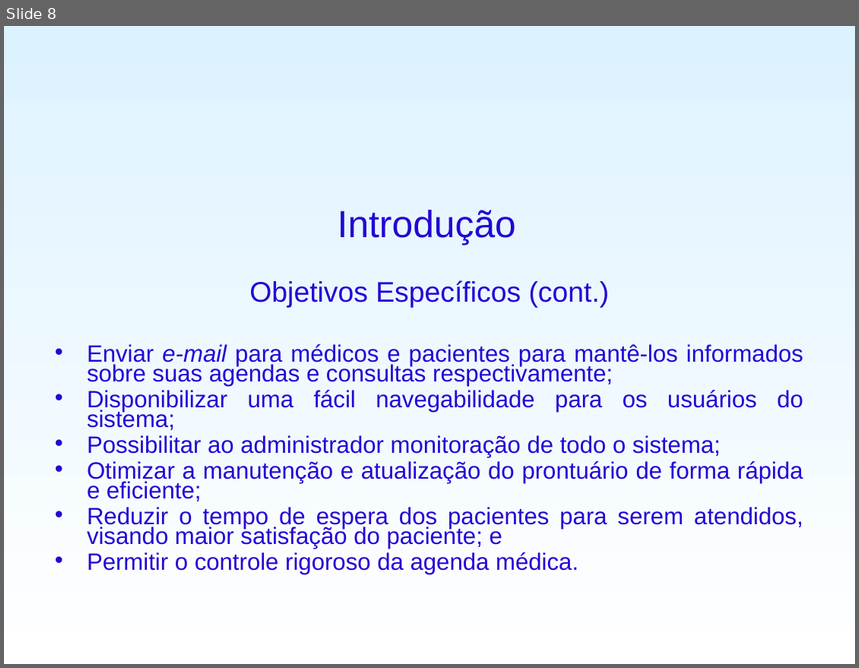
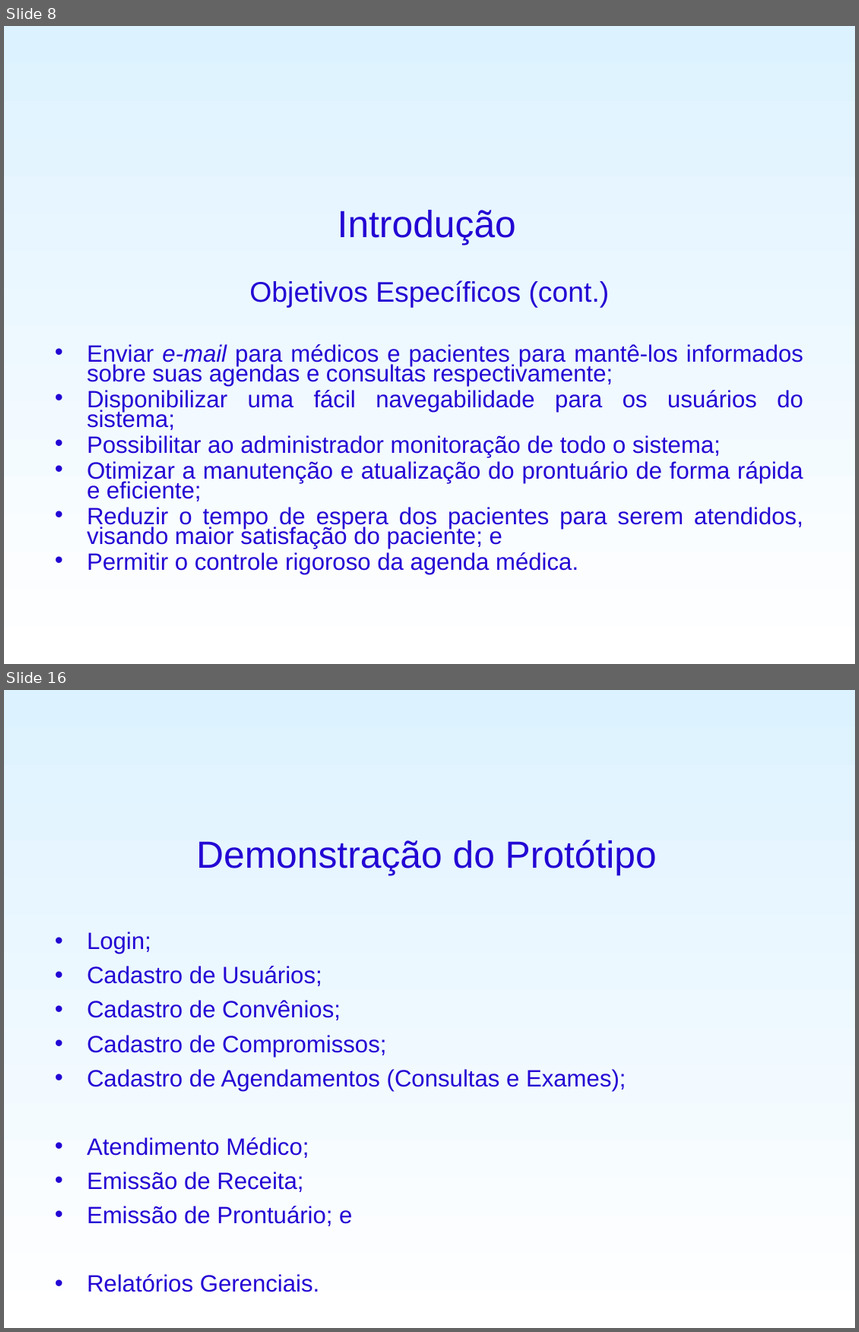
Before and after one commit to fygarciaj/spammichelangelo, a slide deck: SisPAM/PreProjeto/ApresentaçãoTCC.ppt. Shown one above the other, each under a label of ours: slide 8 before the commit, slides 8 and 16 after it; the slides between them are not shown. The pictures are 859x668 and 859x1332 pixels, drawn with LibreOffice and Linux fonts; fonts in the diff are those of the drawing; background and template pictures are left out. Boxes give left, top, right and bottom in pixels: in the first picture for what was removed or moved away, otherwise in the second. Text is boxed around its words. In the diff, an @@ line names an element or a change of style, - is before the commit and + after.

```diff
--- a/SisPAM/PreProjeto/ApresentaçãoTCC.ppt
+++ b/SisPAM/PreProjeto/ApresentaçãoTCC.ppt
@@ slide 16 added at (4, 690, 855, 1328), background gradient #DDF2FF to #FFFFFF @@
@@ title added at (196, 840, 657, 875), 32 pt, text #2306D4 @@
+Demonstração do Protótipo
@@ text added at (87, 932, 626, 1293), 20 pt, text #2306D4 @@
+• Login;
+• Cadastro de Usuários;
+• Cadastro de Convênios;
+• Cadastro de Compromissos;
+• Cadastro de Agendamentos (Consultas e Exames);
+• Atendimento Médico;
+• Emissão de Receita;
+• Emissão de Prontuário; e
+• Relatórios Gerenciais.
```
Also in this commit, not shown: 9 other slides added, 1 slide removed, 1 other file.
